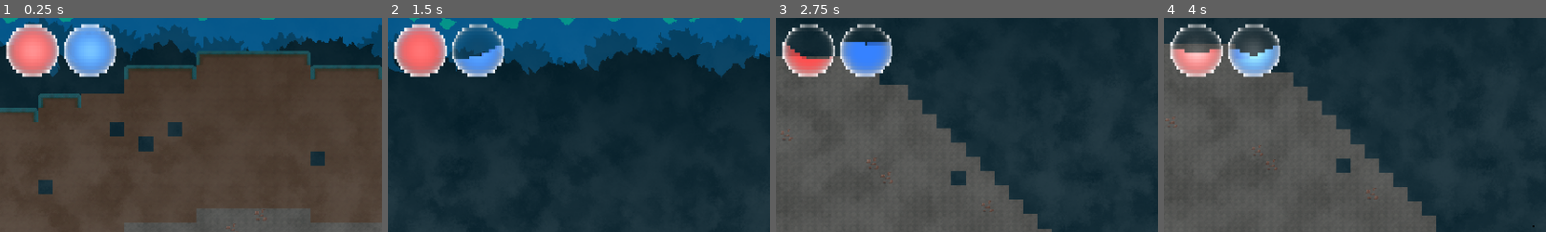
Above: before the commit, frames 1-4 (left to right).
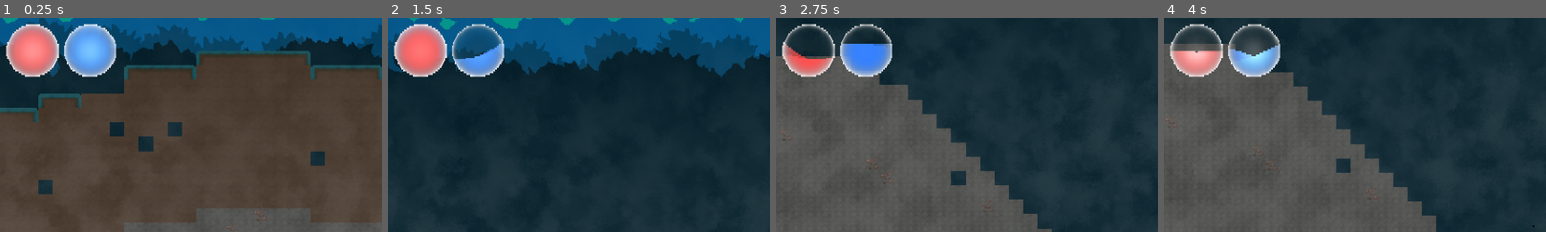
Above: after the commit, the same moments.

Repository: terriblepanic/first-game
Game: Godot game, scene res://scenes/Main.tscn
The game is run twice, just before and just after one commit, with the same random seed, the same clock (stepped at 60 frames per second) and the same inputs. This scene is started directly instead of the project's main scene.
Inputs (mouse positions are % of the whole screen's width and height, from its top left):
- Up to frame 1 (0.25 s): no input
- Up to frame 2 (1.5 s): tap Enter (ui_accept) at 0.5 s; move the mouse to (72, 45) at 0.52 s; hold D (move_right) 0.53-1.25 s; click (72, 45) at 0.6 s; tap Space (jump) at 0.77 s; drag from (30, 55) to (58, 58) at 1.27 s
- Up to frame 3 (2.75 s): move the mouse to (60, 28) at 2.02 s; hold A (move_left) from 2.03 s (still down); right-click (60, 28) at 2.1 s
- Up to frame 4 (4 s): release A (move_left) at 2.75 s; drag from (45, 70) to (20, 35) at 2.77 s; move the mouse to (80, 65) at 3.52 s; hold D (move_right) from 3.53 s (still down); click (80, 65) at 3.6 s; tap Space (jump) at 3.77 s
The pictures show only the part of the screen within x 0-50%, y 0-50%; the shares and areas given below are measured in that part.

The runs differ from the first frame. In frame 1, 0.6% of the frame differs, in the area x 1-31%, y 2-28%; in frame 2, 0.8%; in frame 3, 1.0%; in frame 4, 1.0%.

Commit message:
Inventory and resources finished

Diff:
--- a/items/copper_ore.tres
+++ b/items/copper_ore.tres
@@ -6,7 +6,7 @@
 [resource]
 script = ExtResource("1_es8vr")
 terrain_id = 4
-name = "Copper Ore"
+name = "Copper"
 icon = ExtResource("1_8rn27")
 stack_size = 99
 count = 0
--- /dev/null
+++ b/items/dirt.tres
@@ -0,0 +1,13 @@
+[gd_resource type="Resource" script_class="BlockItem" load_steps=3 format=3 uid="uid://bogdcmbm7e1y5"]
+
+[ext_resource type="Script" uid="uid://uvmd65hksovi" path="res://scripts/block_item.gd" id="1_epv5f"]
+[ext_resource type="Texture2D" uid="uid://cb1ghpwo8so3s" path="res://assets/tiles/nature/grass/dirt.png" id="1_og4fo"]
+
+[resource]
+script = ExtResource("1_epv5f")
+terrain_id = 0
+name = "Dirt"
+icon = ExtResource("1_og4fo")
+stack_size = 99
+count = 0
+metadata/_custom_type_script = "uid://uvmd65hksovi"
--- a/items/dirt_block.tres
+++ /dev/null
@@ -1,13 +0,0 @@
-[gd_resource type="BlockItem" script_class="BlockItem" load_steps=3 format=3 uid="uid://0puhavo7y7cm"]
-
-[ext_resource type="Script" uid="uid://uvmd65hksovi" path="res://scripts/block_item.gd" id="1"]
-[ext_resource type="Texture2D" uid="uid://cb1ghpwo8so3s" path="res://assets/tiles/nature/grass/dirt.png" id="2"]
-
-[resource]
-resource_local_to_scene = false
-resource_name = ""
-script = ExtResource("1")
-terrain_id = 0
-name = "Dirt Block"
-icon = ExtResource("2")
-stack_size = 99
--- a/items/gold_ore.tres
+++ b/items/gold_ore.tres
@@ -6,7 +6,8 @@
 [resource]
 script = ExtResource("2_sb1er")
 terrain_id = 5
-name = "Gold Ore"
+name = "Gold"
 icon = ExtResource("1_sb1er")
 stack_size = 99
+count = 0
 metadata/_custom_type_script = "uid://enlx7m7e75n4"
--- a/items/iron_ore.tres
+++ b/items/iron_ore.tres
@@ -6,7 +6,8 @@
 [resource]
 script = ExtResource("2_ri5q5")
 terrain_id = 6
-name = "Iron Ore"
+name = "Iron"
 icon = ExtResource("1_ri5q5")
 stack_size = 99
+count = 0
 metadata/_custom_type_script = "uid://enlx7m7e75n4"
--- /dev/null
+++ b/items/sand.tres
@@ -0,0 +1,13 @@
+[gd_resource type="Resource" script_class="BlockItem" load_steps=3 format=3 uid="uid://crdp7xvtiphhd"]
+
+[ext_resource type="Script" uid="uid://uvmd65hksovi" path="res://scripts/block_item.gd" id="1_ftea6"]
+[ext_resource type="Texture2D" uid="uid://dvgioj6vs08qj" path="res://assets/tiles/nature/sand.png" id="1_t8i3k"]
+
+[resource]
+script = ExtResource("1_ftea6")
+terrain_id = 1
+name = "Sand"
+icon = ExtResource("1_t8i3k")
+stack_size = 99
+count = 0
+metadata/_custom_type_script = "uid://uvmd65hksovi"
--- /dev/null
+++ b/items/stone.tres
@@ -0,0 +1,13 @@
+[gd_resource type="Resource" script_class="BlockItem" load_steps=3 format=3 uid="uid://byyjq2hpoyayy"]
+
+[ext_resource type="Script" uid="uid://uvmd65hksovi" path="res://scripts/block_item.gd" id="1_becff"]
+[ext_resource type="Texture2D" uid="uid://cbe6wn65m5lo6" path="res://assets/tiles/nature/stone.png" id="1_mwerj"]
+
+[resource]
+script = ExtResource("1_becff")
+terrain_id = 2
+name = "Stone"
+icon = ExtResource("1_mwerj")
+stack_size = 99
+count = 0
+metadata/_custom_type_script = "uid://uvmd65hksovi"
--- a/items/wooden_pickaxe.tres
+++ b/items/wooden_pickaxe.tres
@@ -6,7 +6,8 @@
 [resource]
 script = ExtResource("1")
 mine_speed = 1.0
-name = "Wooden Pickaxe"
+name = "Pickaxe"
 icon = ExtResource("2")
 stack_size = 1
+count = 0
 metadata/_custom_type_script = "uid://0x10n1xwo6xm"
--- a/scenes/HUD.tscn
+++ b/scenes/HUD.tscn
@@ -29,7 +29,7 @@
 
 [node name="Inventory" type="Node" parent="."]
 script = ExtResource("2_f6qnu")
-slot_count = 15
+slot_count = 21
 
 [node name="HUD" type="Control" parent="."]
 layout_mode = 3
@@ -118,13 +118,14 @@
 anchors_preset = -1
 anchor_right = 1.0
 anchor_bottom = 1.0
-offset_left = 20.0
+offset_left = 60.0
 offset_top = 20.0
-offset_right = -20.0
+offset_right = -60.0
 offset_bottom = -20.0
 grow_horizontal = 2
 grow_vertical = 2
-current_tab = 1
+tab_alignment = 1
+current_tab = 2
 
 [node name="Задания гильдии" type="VBoxContainer" parent="HUD/InventoryPanel/InfoTabs"]
 visible = false
@@ -136,18 +137,26 @@
 size_flags_vertical = 3
 theme_override_styles/panel = SubResource("StyleBoxFlat_twldb")
 
-[node name="Снаряжение" type="VBoxContainer" parent="HUD/InventoryPanel/InfoTabs"]
+[node name="Снаряжение" type="Control" parent="HUD/InventoryPanel/InfoTabs"]
+visible = false
 layout_mode = 2
 metadata/_tab_index = 1
 
-[node name="InventoryGrid" type="GridContainer" parent="HUD/InventoryPanel/InfoTabs/Снаряжение"]
+[node name="CenterContainer" type="CenterContainer" parent="HUD/InventoryPanel/InfoTabs/Снаряжение"]
+layout_mode = 1
+anchors_preset = 15
+anchor_right = 1.0
+anchor_bottom = 1.0
+grow_horizontal = 2
+grow_vertical = 2
+
+[node name="InventoryGrid" type="GridContainer" parent="HUD/InventoryPanel/InfoTabs/Снаряжение/CenterContainer"]
 clip_contents = true
 layout_mode = 2
 size_flags_vertical = 3
 columns = 5
 
 [node name="Характеристики" type="VBoxContainer" parent="HUD/InventoryPanel/InfoTabs"]
-visible = false
 layout_mode = 2
 metadata/_tab_index = 2
 
--- a/scenes/item_slot.tscn
+++ b/scenes/item_slot.tscn
@@ -1,35 +1,61 @@
-[gd_scene format=3 uid="uid://d3qakphpamwl5"]
+[gd_scene load_steps=3 format=3 uid="uid://d3qakphpamwl5"]
 
-[node name="ItemSlot" type="VBoxContainer"]
+[ext_resource type="Texture2D" uid="uid://dvgioj6vs08qj" path="res://assets/tiles/nature/sand.png" id="1_567tv"]
+
+[sub_resource type="StyleBoxFlat" id="StyleBoxFlat_eqbkm"]
+bg_color = Color(0, 0, 0, 1)
+border_width_left = 1
+border_width_top = 1
+border_width_right = 1
+border_width_bottom = 1
+border_blend = true
+corner_radius_top_left = 4
+corner_radius_top_right = 4
+corner_radius_bottom_right = 4
+corner_radius_bottom_left = 4
+
+[node name="ItemSlot" type="PanelContainer"]
+clip_contents = true
 custom_minimum_size = Vector2(80, 96)
-offset_right = 40.0
-offset_bottom = 40.0
+anchors_preset = 15
+anchor_right = 1.0
+anchor_bottom = 1.0
+grow_horizontal = 2
+grow_vertical = 2
+size_flags_horizontal = 3
+size_flags_vertical = 3
+theme_override_styles/panel = SubResource("StyleBoxFlat_eqbkm")
+
+[node name="VBoxContainer" type="VBoxContainer" parent="."]
+layout_mode = 2
+theme_override_constants/separation = 2
 alignment = 1
 
-[node name="Icon" type="TextureRect" parent="."]
+[node name="Icon" type="TextureRect" parent="VBoxContainer"]
 custom_minimum_size = Vector2(64, 64)
 layout_mode = 2
-size_flags_vertical = 6
+texture = ExtResource("1_567tv")
 stretch_mode = 5
 
-[node name="Count" type="Label" parent="Icon"]
-layout_mode = 1
-anchors_preset = 12
-anchor_top = 1.0
-anchor_right = 1.0
-anchor_bottom = 1.0
-offset_top = -23.0
-grow_horizontal = 2
-grow_vertical = 0
+[node name="Name" type="Label" parent="VBoxContainer"]
+custom_minimum_size = Vector2(64, 0)
+layout_mode = 2
+size_flags_horizontal = 0
 theme_override_colors/font_outline_color = Color(0, 0, 0, 1)
 theme_override_constants/outline_size = 8
+theme_override_font_sizes/font_size = 10
+text = "alignment"
+horizontal_alignment = 2
+autowrap_mode = 2
+
+[node name="Count" type="Label" parent="."]
+custom_minimum_size = Vector2(55, 45)
+layout_mode = 2
+size_flags_horizontal = 4
+theme_override_colors/font_outline_color = Color(0, 0, 0, 1)
+theme_override_constants/outline_size = 8
+theme_override_font_sizes/font_size = 10
+text = "54"
 horizontal_alignment = 2
 vertical_alignment = 2
-
-[node name="Name" type="Label" parent="."]
-custom_minimum_size = Vector2(72, 0)
-layout_mode = 2
-theme_override_colors/font_outline_color = Color(0, 0, 0, 1)
-theme_override_constants/outline_size = 8
-horizontal_alignment = 1
-autowrap_mode = 2
+autowrap_mode = 3
--- a/scenes/orb_bar.tscn
+++ b/scenes/orb_bar.tscn
@@ -7,7 +7,7 @@
 [sub_resource type="ShaderMaterial" id="ShaderMaterial_vgbrp"]
 shader = ExtResource("2_2p2p8")
 shader_parameter/pixelate = true
-shader_parameter/pixel_scale = 32
+shader_parameter/pixel_scale = 16
 shader_parameter/light_effect = false
 shader_parameter/border_exclusion_effect = false
 shader_parameter/wave_fix_on_border = false
--- a/scripts/cave_world.gd
+++ b/scripts/cave_world.gd
@@ -2,16 +2,7 @@
 
 const Item = preload("res://scripts/item.gd")
 # — ID ландшафта —
-enum TerrainID {
-	AIR,
-	GRASS,
-	DIRT,
-	ORE_COPPER,
-	ORE_GOLD,
-	ORE_IRON,
-	SAND,
-	STONE,
-}
+const TerrainID := TerrainData.TerrainID
 
 # минимальная глубина появления руды
 const ORE_DEPTH := { "copper": 30, "iron": 40, "gold": 50 }
@@ -38,19 +29,11 @@
 # Шансы руды
 @export var ore_chances: Dictionary = { "copper": 0.015, "iron": 0.007, "gold": 0.003 }
 # Соответствие TerrainID → ID тайла в TileSet
-@export var SOURCE_ID: Dictionary = {
-	TerrainID.AIR: 0,
-	TerrainID.DIRT: 1,
-	TerrainID.GRASS: 2,
-	TerrainID.ORE_COPPER: 3,
-	TerrainID.ORE_GOLD: 4,
-	TerrainID.ORE_IRON: 5,
-	TerrainID.SAND: 6,
-	TerrainID.STONE: 7
-}
 
 @export var chunk_width: int = 100
 @export var world_tiles: TileSet
+
+var SOURCE_ID: Dictionary = TerrainData.SOURCE_ID
 
 var generator: WorldGenerator = WorldGenerator.new()
 
@@ -81,7 +64,7 @@
 		"cave_threshold_depth_factor": cave_threshold_depth_factor,
 		"ore_chances": ore_chances,
 		"SOURCE_ID": SOURCE_ID
-	})
+		})
 
 	var spawn_tile: Vector2i = generator.find_cave_spawn_tile(world_width, world_height)
 	var ts: Vector2 = tilemap.tile_set.tile_size
--- a/scripts/hud.gd
+++ b/scripts/hud.gd
@@ -11,7 +11,7 @@
 @onready var orb_mp_sprite: Sprite2D = $HUD/OrbMP/Sprite2D
 # Инвентарь
 @onready var inventory_panel: Control = $HUD/InventoryPanel
-@onready var inventory_grid: GridContainer = $HUD/InventoryPanel/InfoTabs/Снаряжение/InventoryGrid
+@onready var inventory_grid: GridContainer = $HUD/InventoryPanel/InfoTabs/Снаряжение/CenterContainer/InventoryGrid
 @onready var blessings_list: ItemList = $HUD/InventoryPanel/InfoTabs/Характеристики/BlessingsList
 @onready var quests_list: ItemList = $"HUD/InventoryPanel/InfoTabs/Задания гильдии/QuestsList"
 @onready var inventory: Inventory = $Inventory
@@ -71,11 +71,6 @@
 			update_blessings_list()
 
 
-			# =========================
-			# Здесь ключ:
-			# =========================
-
-
 # Сигнатура с двумя опциональными параметрами.
 # Когда Main.spawn_altars() делает:
 #    altar.blessing_selected.connect(hud.update_blessings_list)
--- a/scripts/inventory.gd
+++ b/scripts/inventory.gd
@@ -8,6 +8,8 @@
 
 @export var slot_count: int = 20
 var items: Array[Item] = []
+const SLOT_SIZE   := Vector2(80, 96)
+const ICON_SIZE   := Vector2(64, 64)
 
 
 func add_item(item: Item) -> bool:
@@ -44,47 +46,40 @@
 
 # inventory.gd
 func populate_grid(grid: GridContainer) -> void:
-	# Очистка старого
+	# ────────── (1) одноразовая настройка сетки ──────────
+	if not grid.has_meta("setup"):
+		grid.columns = 7
+		grid.set("theme_override_constants/separation", 4)
+		grid.set_meta("setup", true)
+
+	# ────────── (2) очищаем старое содержимое ──────────
 	for child in grid.get_children():
 		child.queue_free()
 
-	# ------------------------------------------------------------------
-	# 1. Настроим сетку (чтобы имена не налезали) – сделать один раз.
-	# ------------------------------------------------------------------
-	grid.columns = 5                                   # 5×4 = 20 слотов
-	grid.set("theme_override_constants/separation", 4)
+	# ────────── (3) создаём 20 слотов ──────────
+	for i in range(slot_count):
+		var slot := ItemSlotScene.instantiate()
+		slot.custom_minimum_size = SLOT_SIZE
 
-	# ------------------------------------------------------------------
-	# 2. Добавляем предметы
-	# ------------------------------------------------------------------
-	for item in items:
-		var slot = ItemSlotScene.instantiate()
+		# пути к нодам внутри слота
+		var icon:  TextureRect = slot.get_node("VBoxContainer/Icon")
+		var name:  Label       = slot.get_node("VBoxContainer/Name")
+		var count: Label       = slot.get_node("Count")
 
-		# --- ОБЯЗАТЕЛЬНЫЕ размеры: ------------------------
-		slot.custom_minimum_size = Vector2(80, 96)
-		var icon = slot.get_node("Icon")
-		icon.custom_minimum_size = Vector2(64, 64)
-		# --------------------------------------------------
+		if i < items.size():               # заполненный слот
+			var item: Item = items[i]
+			icon.custom_minimum_size = ICON_SIZE
+			icon.texture = item.icon
+			name.text    = item.name
 
-		var count = slot.get_node("Icon/Count")
-		var name  = slot.get_node("Name")
-
-		icon.texture = item.icon
-		name.text   = item.name
-
-		if item.count > 1:
-			count.text = str(item.count)
-			count.visible = true
-		else:
+			if item.count > 1:
+				count.text    = str(item.count)
+				count.visible = true
+			else:
+				count.visible = false
+		else:                              # пустая ячейка
+			icon.visible  = false
+			name.visible  = false
 			count.visible = false
 
-		print("ADD:", item.name, item.icon)
 		grid.add_child(slot)
-
-	# ------------------------------------------------------------------
-	# 3. Пустые слоты
-	# ------------------------------------------------------------------
-	for i in range(get_free_slots()):
-		var filler := Control.new()
-		filler.custom_minimum_size = Vector2(80, 96)
-		grid.add_child(filler)
--- a/scripts/player.gd
+++ b/scripts/player.gd
@@ -222,14 +222,18 @@
 		if tid != -1:
 			var drop_item: Item = null
 			match tid:
-				world_map.TerrainID.ORE_COPPER:
+				TerrainData.TerrainID.ORE_COPPER:
 					drop_item = load("res://items/copper_ore.tres")
-				world_map.TerrainID.ORE_IRON:
+				TerrainData.TerrainID.ORE_IRON:
 					drop_item = load("res://items/iron_ore.tres")
-				world_map.TerrainID.ORE_GOLD:
+				TerrainData.TerrainID.ORE_GOLD:
 					drop_item = load("res://items/gold_ore.tres")
-				world_map.TerrainID.DIRT:
-					drop_item = load("res://items/dirt_block.tres")
+				TerrainData.TerrainID.DIRT:
+					drop_item = load("res://items/dirt.tres")
+				TerrainData.TerrainID.STONE:
+					drop_item = load("res://items/stone.tres")
+				TerrainData.TerrainID.SAND:
+					drop_item = load("res://items/sand.tres")
 				_:
 					var block_item = BlockItem.new()
 					block_item.terrain_id = tid
--- a/scripts/world_map.gd
+++ b/scripts/world_map.gd
@@ -1,17 +1,7 @@
 extends Node
 
 # — ID ландшафта —
-enum TerrainID {
-	AIR,
-	GRASS,
-	DIRT,
-	ORE_COPPER,
-	ORE_GOLD,
-	ORE_IRON,
-	SAND,
-	STONE,
-}
-
+const TerrainID := TerrainData.TerrainID
 const Item = preload("res://scripts/item.gd")
 
 # минимальная глубина появления руды
@@ -39,19 +29,11 @@
 # Шансы руды
 @export var ore_chances: Dictionary = { "copper": 0.015, "iron": 0.007, "gold": 0.003 }
 # Соответствие TerrainID → ID тайла в TileSet
-@export var SOURCE_ID: Dictionary = {
-	TerrainID.AIR: 0,
-	TerrainID.DIRT: 1,
-	TerrainID.GRASS: 2,
-	TerrainID.ORE_COPPER: 3,
-	TerrainID.ORE_GOLD: 4,
-	TerrainID.ORE_IRON: 5,
-	TerrainID.SAND: 6,
-	TerrainID.STONE: 7
-}
 
 @export var chunk_width: int = 100
 @export var world_tiles: TileSet
+
+var SOURCE_ID: Dictionary = TerrainData.SOURCE_ID
 
 var generator: WorldGenerator = WorldGenerator.new()
 
